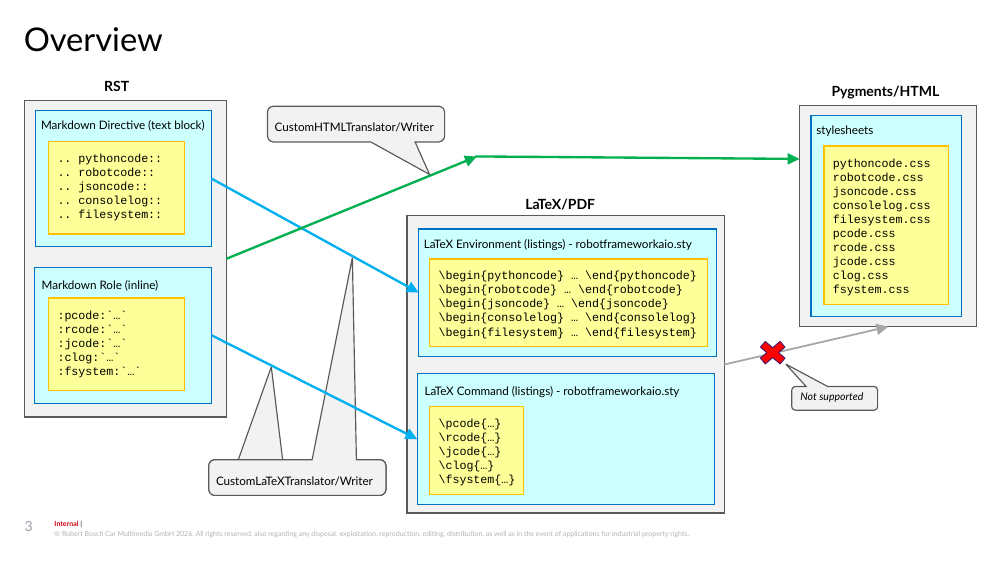
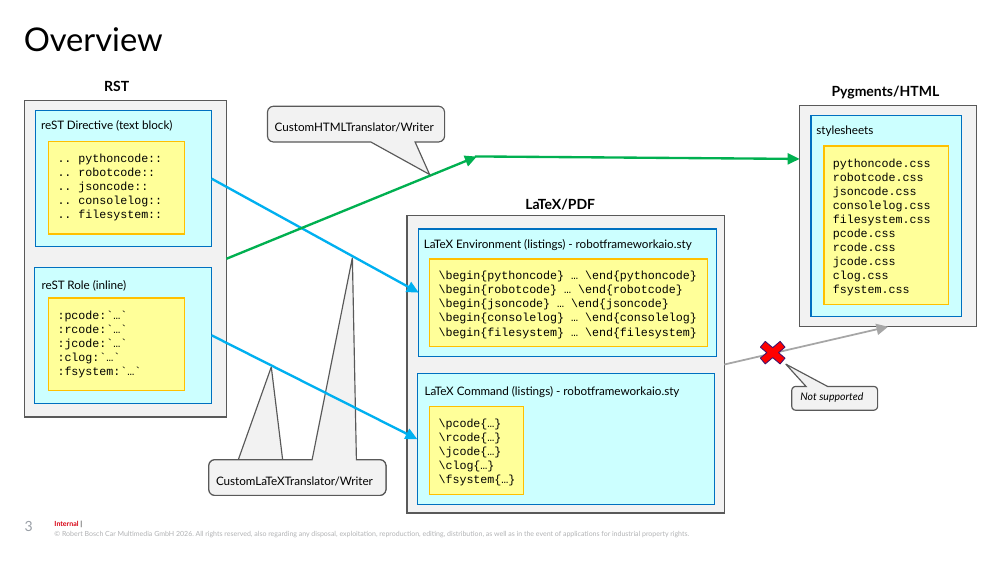
Before and after one commit to test-fullautomation/python-genpackagedoc, a slide deck: slide 3 of concept/genpackagedoc_concept.pptx. Drawn at 1008x567 pixels with LibreOffice and Linux fonts; fonts in the diff are those of the drawing; background and template pictures are left out. Boxes give left, top, right and bottom in pixels: in the first picture for what was removed or moved away, otherwise in the second. Text is boxed around its words. In the diff, an @@ line names an element or a change of style, - is before the commit and + after.

```diff
--- a/concept/genpackagedoc_concept.pptx
+++ b/concept/genpackagedoc_concept.pptx
@@ text at [41,120,172,131]: text changed @@
-Markdown Directive (text block)
+reST Directive (text block)
@@ text at [42,280,126,291]: text changed @@
-Markdown Role (inline)
+reST Role (inline)
```
Also in this commit, not shown: 4 other slides changed, 2 slides added, 6 other files.
